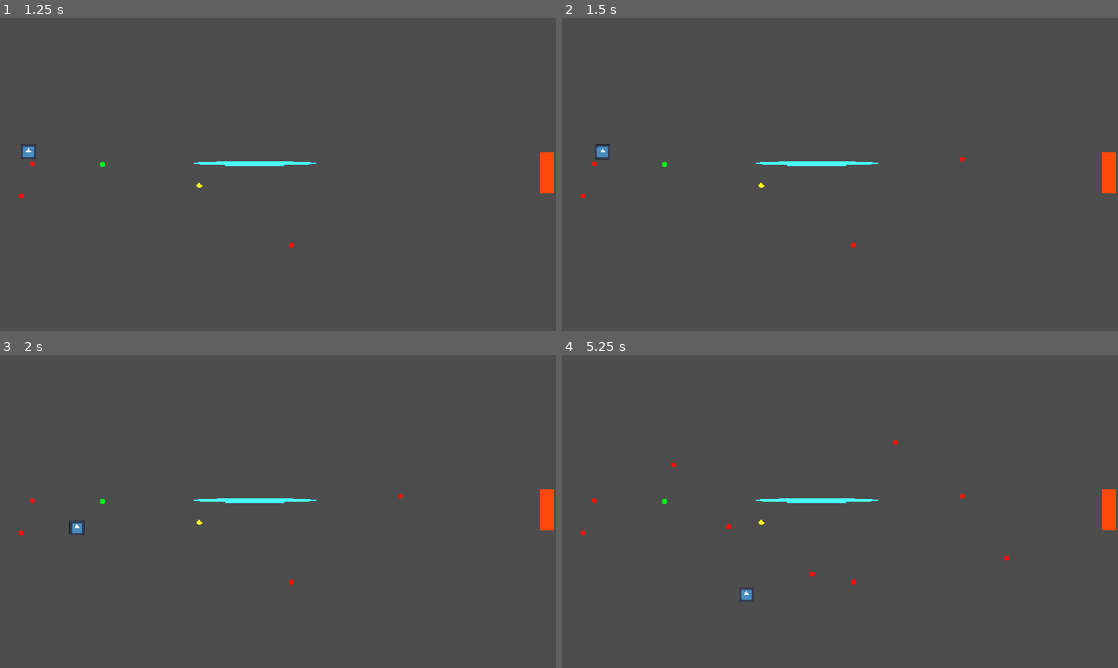
Above: before the commit, frames 1-4 (two rows, left to right).
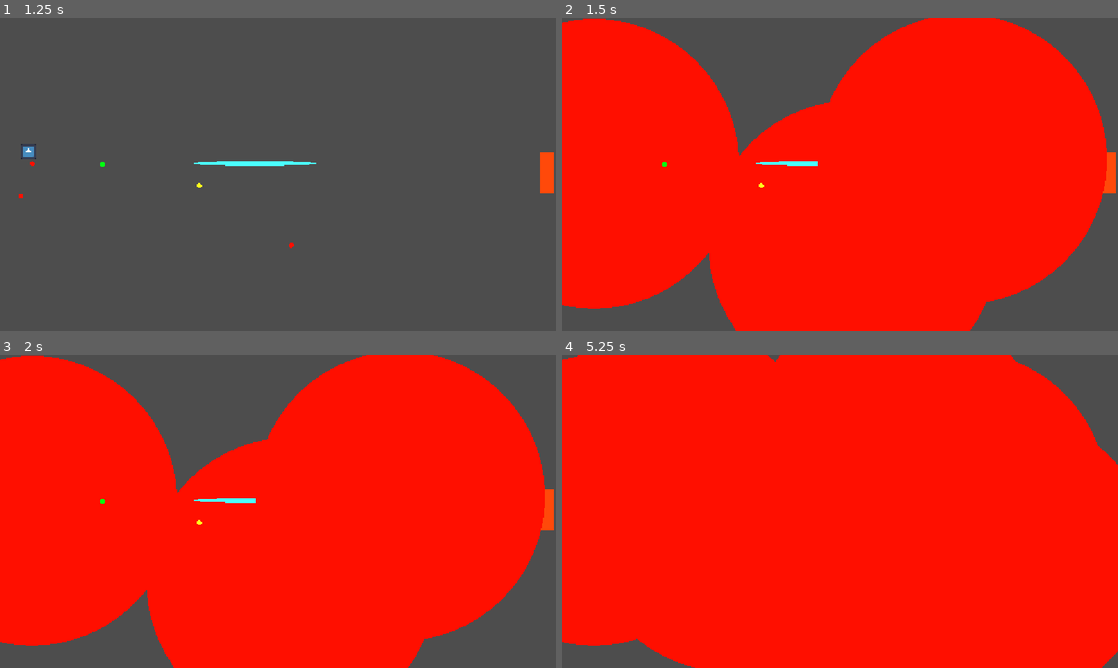
Above: after the commit, the same moments.

Repository: Cayuga007/summer-summit-2026
Game: Godot game, scene res://UI/Main_menu.tscn
The game is run twice, just before and just after one commit, with the same random seed, the same clock (stepped at 60 frames per second) and the same inputs. The engine's default icon, where the game draws it, is replaced by a stand-in: a white triangle on a blue panel in a dark square.
Inputs (mouse positions are in pixels of both pictures, inside the frame that each line leads up to):
- Up to frame 1 (1.25 s): click "Play" at 0.5 s
- Up to frame 2 (1.5 s): tap Enter at 1.25 s; move the mouse to (962, 158) at 1.27 s; hold D (right) from 1.28 s (still down); click (962, 158) at 1.42 s
- Up to frame 3 (2 s): keep holding D (right); tap Space (jump) at 1.52 s
- Up to frame 4 (5.25 s): move the mouse to (728, 527) at 2.02 s; click (728, 527) at 2.17 s; tap Space (jump) at 2.27, 3.77, 4.52 s; move the mouse to (895, 442) at 2.77 s; release D (right) at 2.78 s; hold A (left) 2.78-3.53 s; click (895, 442) at 2.92 s; move the mouse to (812, 574) at 3.52 s; hold D (right) 3.53-5.03 s; click (812, 574) at 3.67 s; move the mouse to (1006, 558) at 4.27 s; click (1006, 558) at 4.42 s; move the mouse to (673, 464) at 5.02 s; hold A (left) from 5.03 s (still down); click (673, 464) at 5.17 s

Frame 1 is identical in both runs. In frame 2, 78% of the frame differs, in the area x 0-98%, y 0-100%; in frame 3, 78%; in frame 4, 95%, in the area x 0-100%, y 0-100%.

Commit message:
paint radius

Diff:
--- a/Scripts/paintbrush.gd
+++ b/Scripts/paintbrush.gd
@@ -2,6 +2,7 @@
 
 
 @export var paint_prefab: PackedScene
+@export var paint_radius := 30
 @export var paint_spacing := 5.0
 
 var _is_holding := false
@@ -40,3 +41,9 @@
 	var new_paint: StaticBody2D = paint_prefab.instantiate()
 	add_child(new_paint)
 	new_paint.global_position = spawn_position
+
+	var collision_shape: CollisionShape2D = new_paint.get_child(0)
+	collision_shape.shape.radius = paint_radius
+	var mesh_instance: MeshInstance2D = new_paint.get_child(1)
+	mesh_instance.mesh.radius = paint_radius
+	mesh_instance.mesh.height = paint_radius * 2
